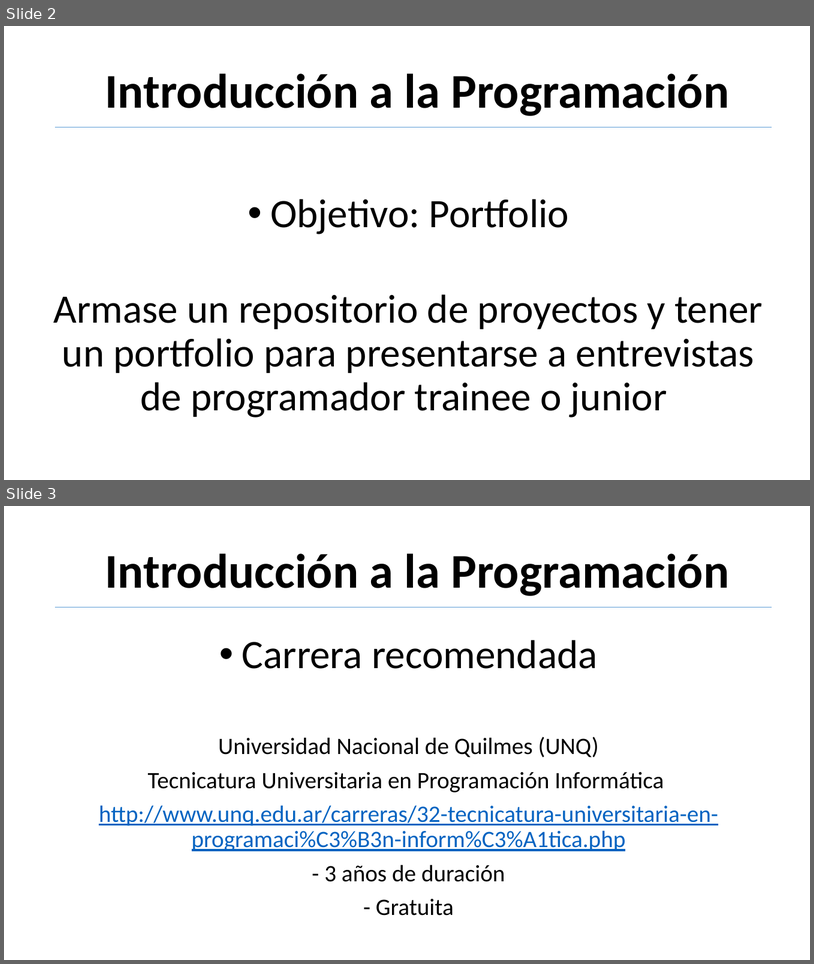
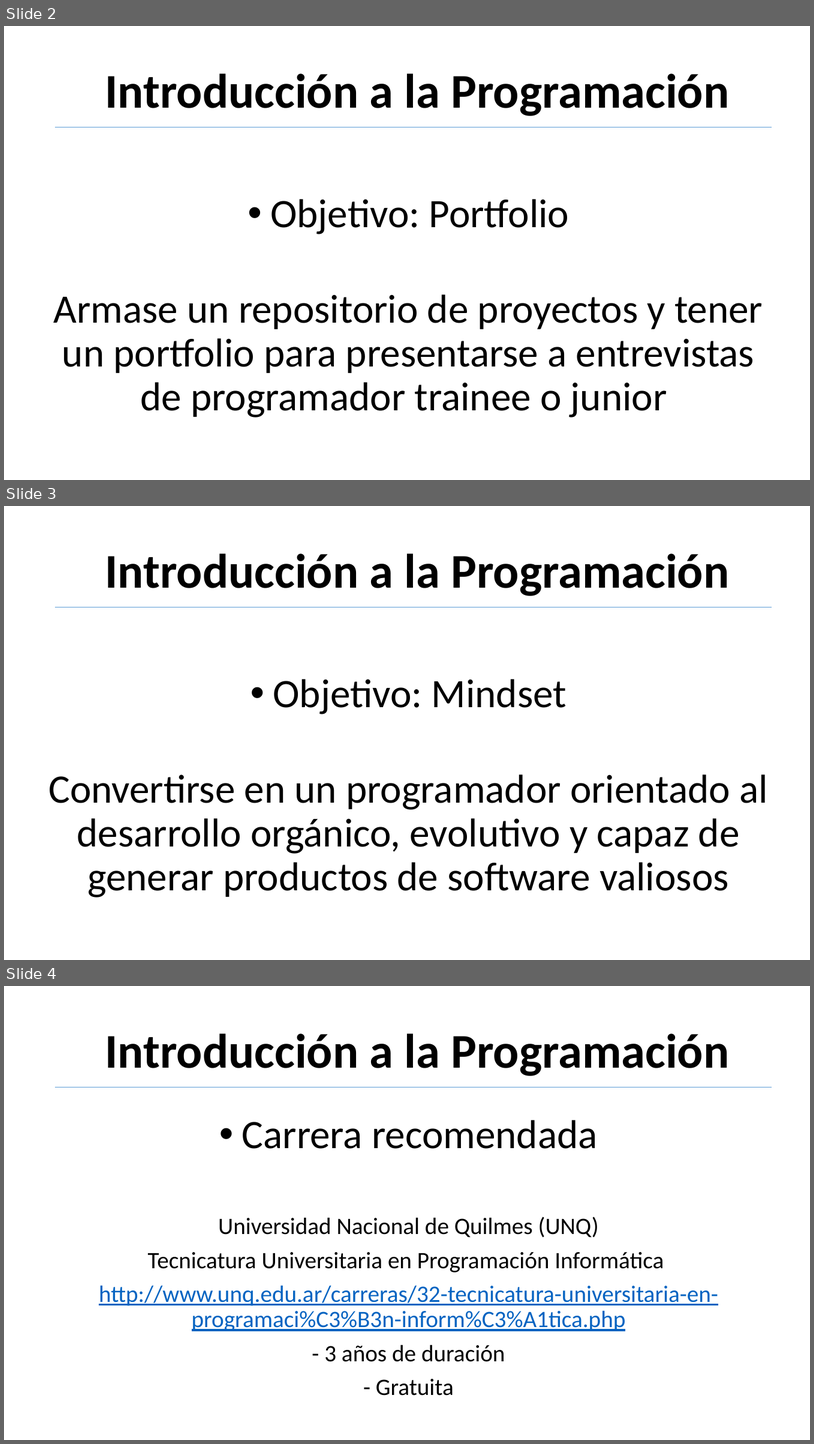
Before and after one commit to matiasdieguez/mdsite, a slide deck: MDSite/MDSite/wwwroot/docs/curso/00-Introducción a la programación.pptx. Shown one above the other, each under a label of ours: slides 2 and 3 before the commit, slides 2, 3 and 4 after it. The pictures are 814x964 and 814x1444 pixels, drawn with LibreOffice and Linux fonts; fonts in the diff are those of the drawing. Boxes give left, top, right and bottom in pixels: in the first picture for what was removed or moved away, otherwise in the second. Text is boxed around its words. In the diff, an @@ line names an element or a change of style, - is before the commit and + after.

Commit message:
Update 00 pptx

```diff
--- a/MDSite/MDSite/wwwroot/docs/curso/00-Introducción a la programación.pptx
+++ b/MDSite/MDSite/wwwroot/docs/curso/00-Introducción a la programación.pptx
@@ slide 3 added at [4, 506, 810, 960], background #FFFFFF @@
@@ title added at [105, 553, 729, 596], 57.6 pt, text #000000, bold @@
+Introducción a la Programación
@@ line added from (56, 607) to (772, 607), #5B9BD5 0.5 pt @@
@@ subtitle added at [48, 679, 768, 897], 48 pt, text #000000 @@
+• Objetivo: Mindset
+Convertirse en un programador orientado al desarrollo orgánico, evolutivo y capaz de generar productos de software valiosos
@@ what was slide 3 is now slide 4 @@
```
